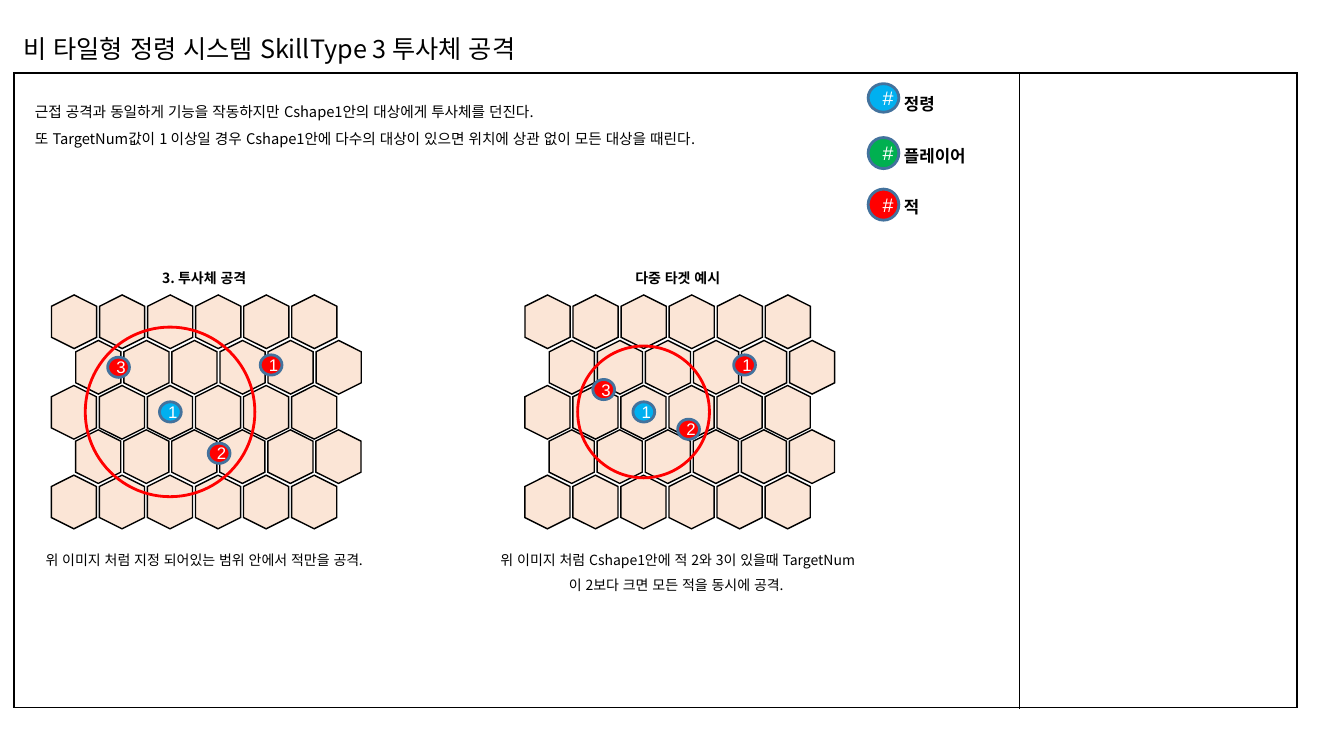
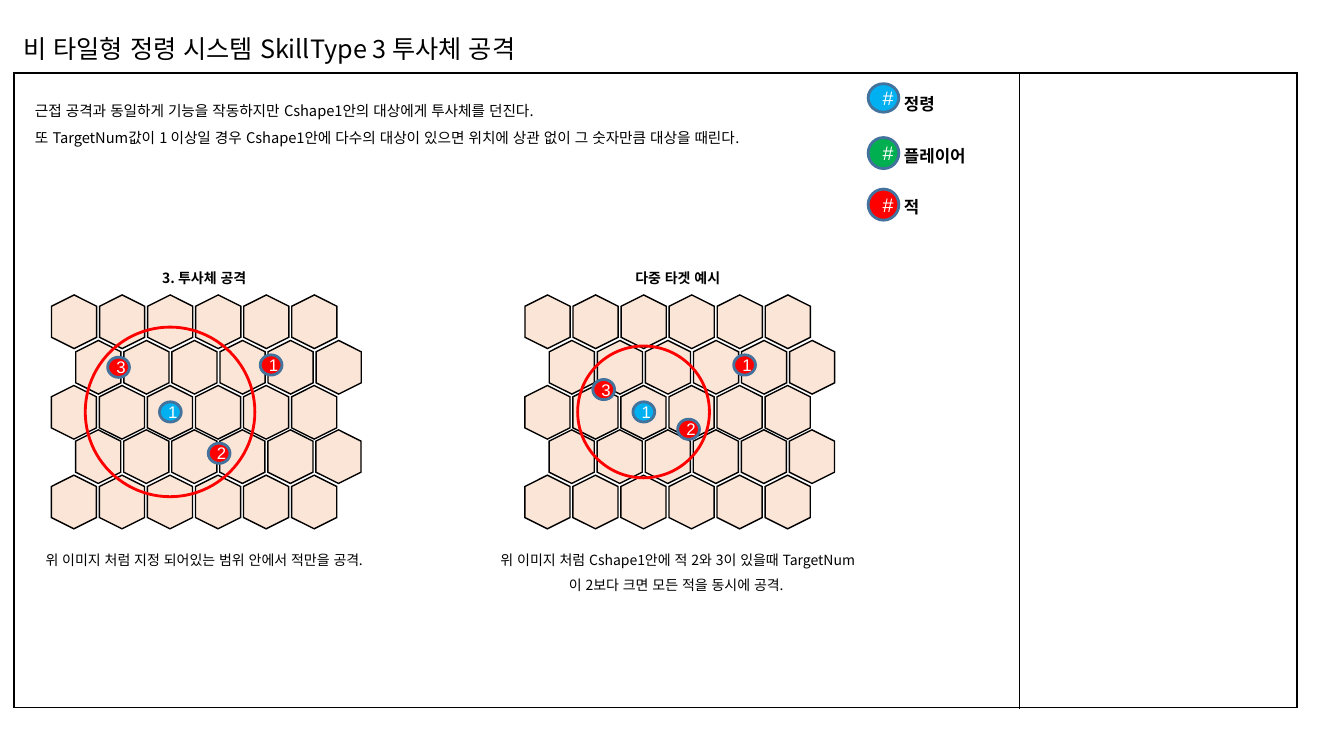
Before and after one commit to hamsoyeon/Yggdrasil, a slide deck: slide 9 of 기획자료/PYG_정령_전투시스템_김세윤_2200802.pptx. Drawn at 1344x756 pixels with LibreOffice and Linux fonts; fonts in the diff are those of the drawing. Boxes give left, top, right and bottom in pixels: in the first picture for what was removed or moved away, otherwise in the second. Text is boxed around its words. In the diff, an @@ line names an element or a change of style, - is before the commit and + after.

```diff
--- a/기획자료/PYG_정령_전투시스템_김세윤_2200802.pptx
+++ b/기획자료/PYG_정령_전투시스템_김세윤_2200802.pptx
@@ text at [35,131,740,147]: text changed @@
-또 TargetNum값이 1 이상일 경우 Cshape1안에 다수의 대상이 있으면 위치에 상관 없이 모든 대상을 때린다.
+또 TargetNum값이 1 이상일 경우 Cshape1안에 다수의 대상이 있으면 위치에 상관 없이 그 숫자만큼 대상을 때린다.
```
Also in this commit, not shown: 11 other files.
